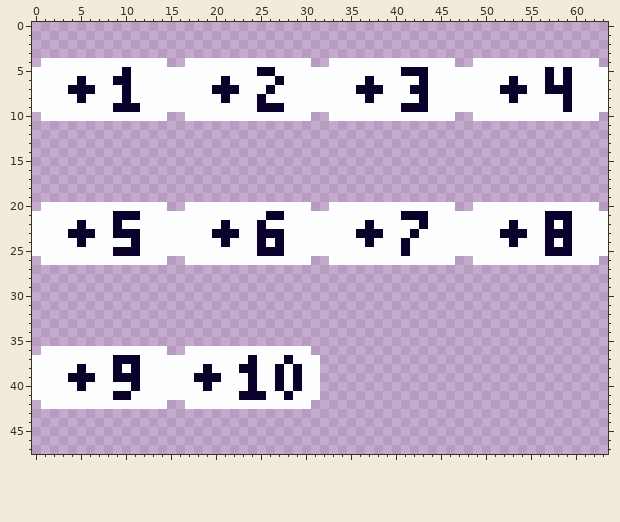
Pixel-art file -- assets/ui/numbers-Sheet.aseprite. That is the earlier state.
64x48 pixels, 1 frame.
Now the later version:
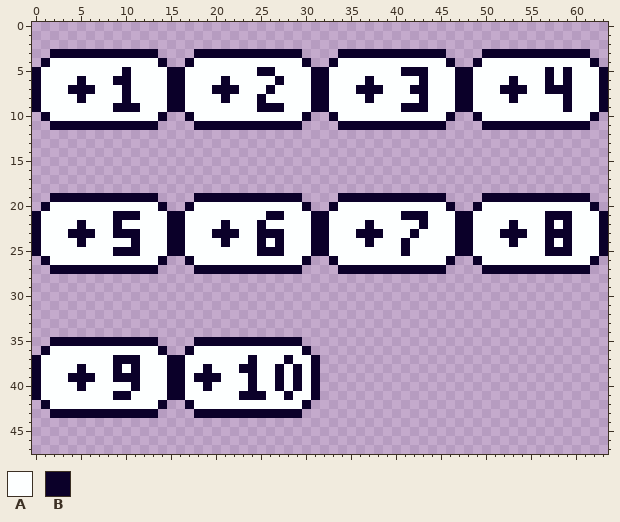
Palette (. is transparent): A #fdffff  B #0b0029
Edits made:
There is now colour B in row 3 at x 2 to 13, 18 to 29, 34 to 45 and 50 to 61; in row 11 at x 2 to 13, 18 to 29, 34 to 45 and 50 to 61; in row 19 at x 2 to 13, 18 to 29, 34 to 45 and 50 to 61; in row 27 at x 2 to 13, 18 to 29, 34 to 45 and 50 to 61; in row 35 at x 2 to 13 and 18 to 29; in row 43 at x 2 to 13 and 18 to 29.
The edit turns colour A into colour B in row 4 at x 1, 14, 17, 30, 33, 46, 49 and 62; in rows 5 to 9 at x 0, 15 to 16, 31 to 32, 47 to 48 and 63; in row 10 at x 1, 14, 17, 30, 33, 46, 49 and 62; in row 20 at x 1, 14, 17, 30, 33, 46, 49 and 62; in rows 21 to 25 at x 0, 15 to 16, 31 to 32, 47 to 48 and 63; in row 26 at x 1, 14, 17, 30, 33, 46, 49 and 62.
The edit turns colour A into colour B in row 36 at x 1, 14, 17 and 30; in rows 37 to 41 at x 0, 15 to 16 and 31; in row 42 at x 1, 14, 17 and 30.
Boxes around the changes in both pictures, in picture pixels (x1, y1, x2, y2):
changed: (32, 49, 608, 130)
changed: (32, 193, 608, 274)
changed: (32, 337, 320, 418)
